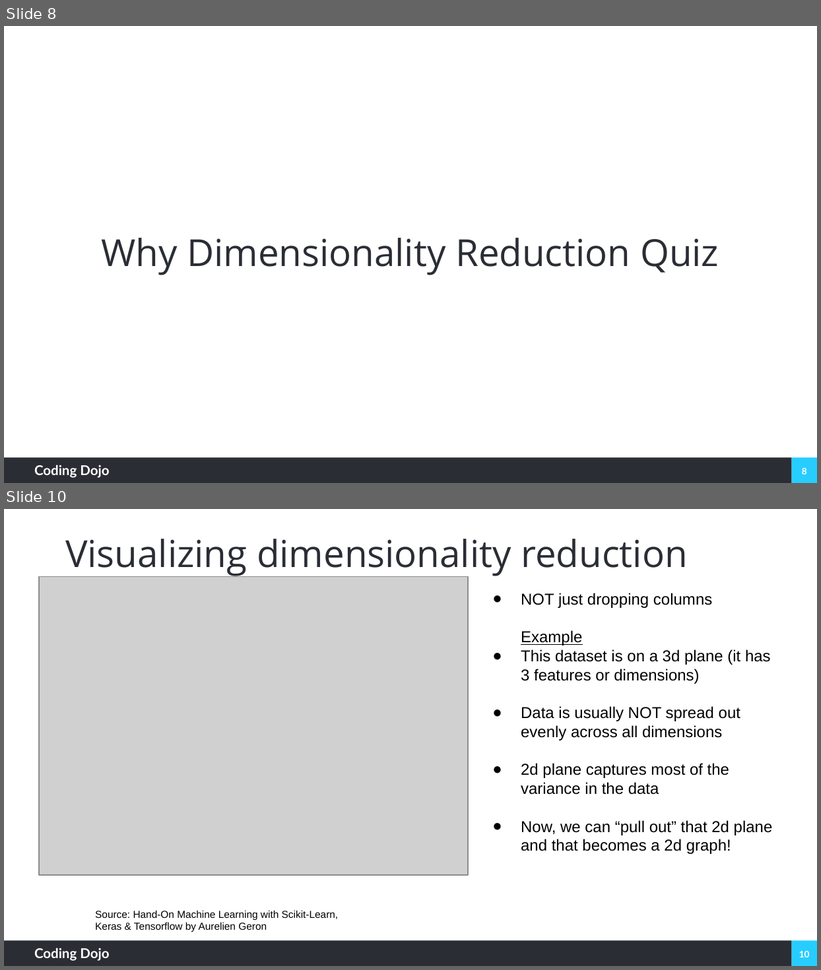
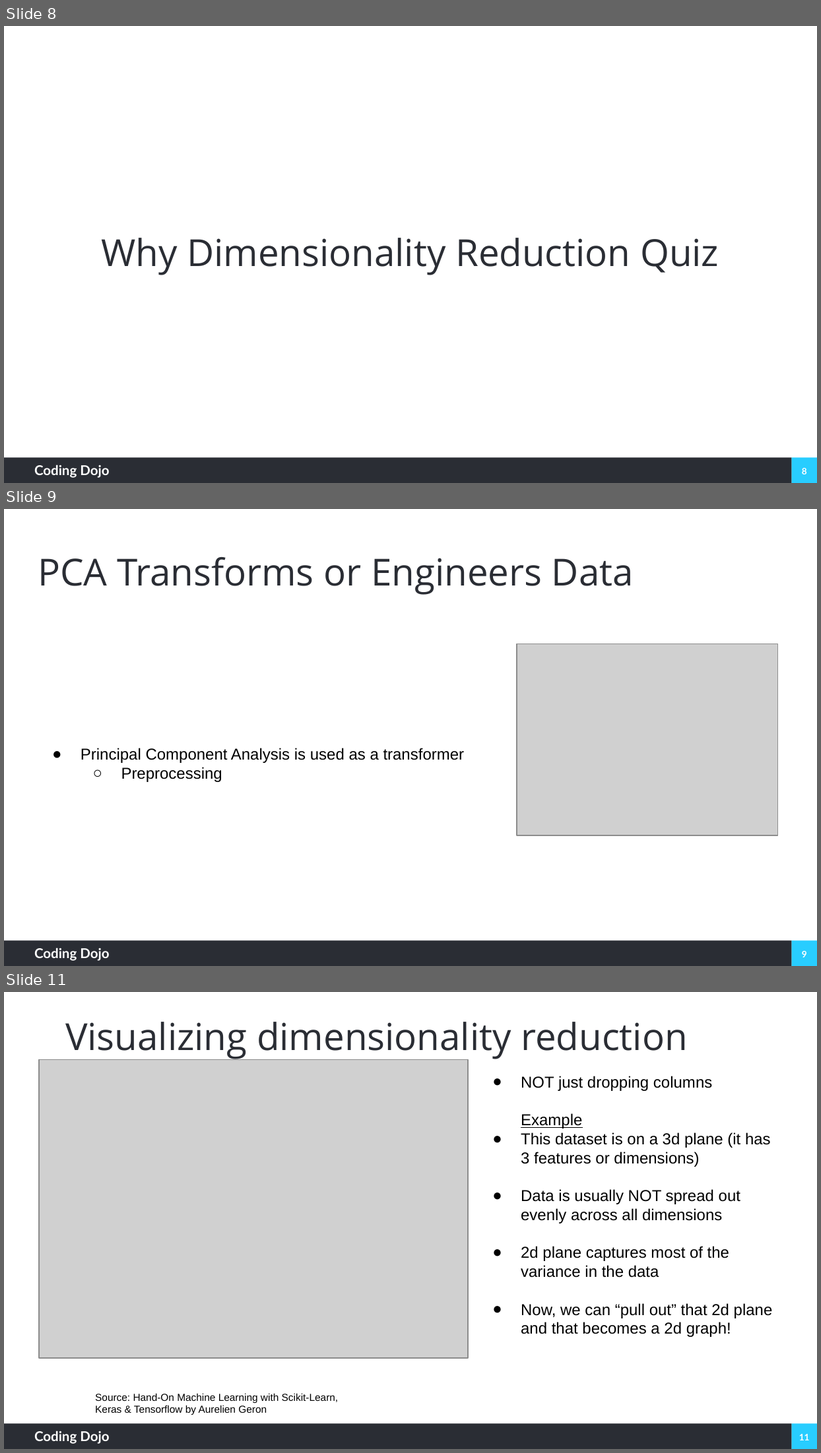
Before and after one commit to coding-dojo-data-science/week-10-lecture-1-pca, a slide deck: 11.7.22 Week 10 Day 1 Principal Component Analysis.pptx. Shown one above the other, each under a label of ours: slides 8 and 10 before the commit, slides 8, 9 and 11 after it; the slides between them are not shown. The pictures are 821x970 and 821x1453 pixels, drawn with LibreOffice and Linux fonts; fonts in the diff are those of the drawing; grey boxes stand for pictures; background and template pictures are left out. Boxes give left, top, right and bottom in pixels: in the first picture for what was removed or moved away, otherwise in the second. Text is boxed around its words. In the diff, an @@ line names an element or a change of style, - is before the commit and + after.

```diff
--- a/11.7.22 Week 10 Day 1 Principal Component Analysis.pptx
+++ b/11.7.22 Week 10 Day 1 Principal Component Analysis.pptx
@@ slide 9 added at box(4, 509, 817, 966), background #FFFFFF; not listed: 4 template elements that a slide beside it also shows @@
@@ title added at box(38, 557, 634, 595), 33 pt, text #2A2D34 @@
+PCA Transforms or Engineers Data
@@ picture added at box(517, 644, 778, 836) @@
@@ text added at box(81, 748, 465, 782), 14 pt, text #000000 @@
+● Principal Component Analysis is used as a transformer
+  ○ Preprocessing
@@ what was slide 10 is now slide 11 @@
@@ page number at box(799, 1434, 810, 1441): text changed @@
-10
+11
```
Also in this commit, not shown: 4 slides changed.
